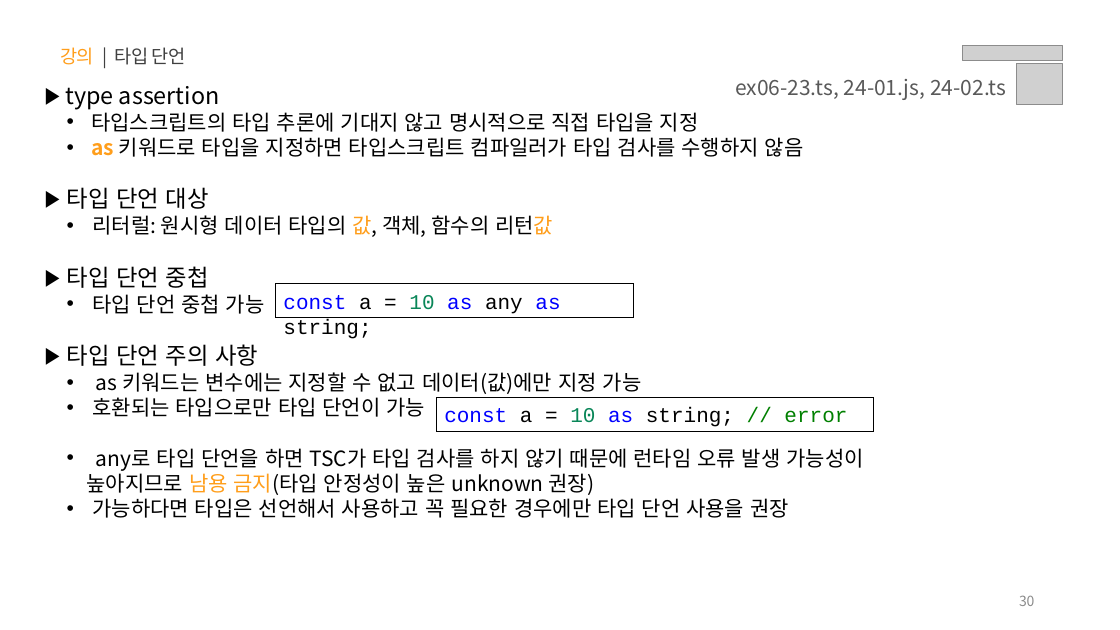
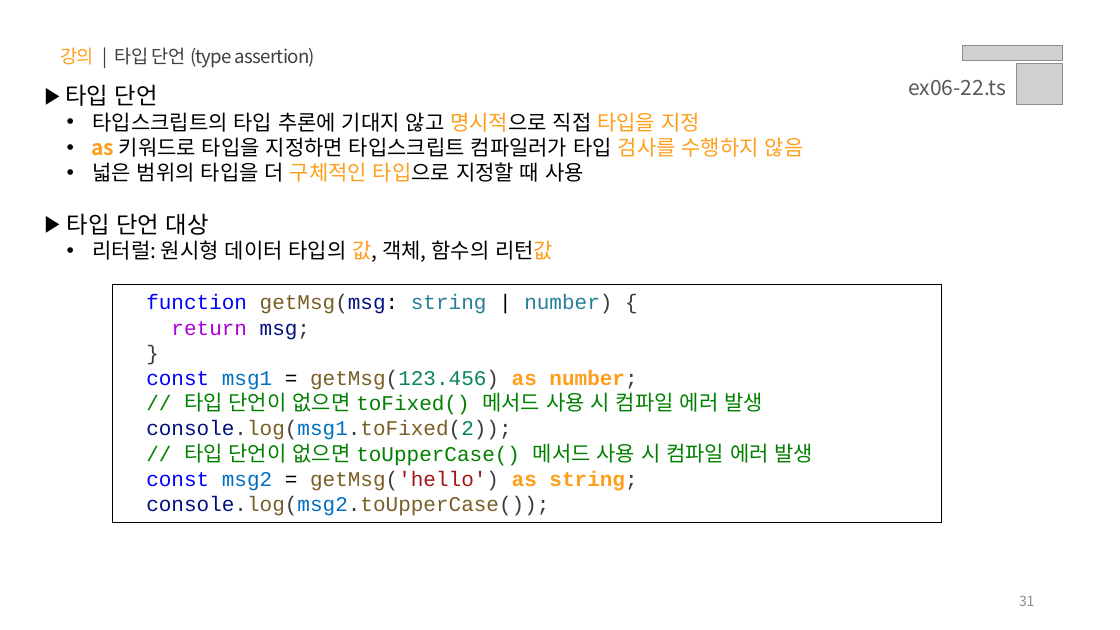
Before and after one commit to yebin-jeong/learn-js, a slide deck: slide 31 of PPT/06.자바스크립트 - 타입스크립트.pptx (slide 30 before the commit). Drawn at 1120x630 pixels with LibreOffice and Linux fonts; fonts in the diff are those of the drawing; grey boxes stand for pictures. Boxes give left, top, right and bottom in pixels: in the first picture for what was removed or moved away, otherwise in the second. Text is boxed around its words. In the diff, an @@ line names an element or a change of style, - is before the commit and + after.

```diff
--- a/PPT/06.자바스크립트 - 타입스크립트.pptx
+++ b/PPT/06.자바스크립트 - 타입스크립트.pptx
@@ text at bbox=[60, 47, 315, 68]: text changed @@
-강의 | 타입 단언
+강의 | 타입 단언 (type assertion)
@@ text at bbox=[65, 84, 158, 106]: text changed @@
-▶ type assertion
+▶ 타입 단언
@@ text at bbox=[908, 80, 1006, 95]: text changed @@
-ex06-23.ts, 24-01.js, 24-02.ts
+ex06-22.ts
@@ text at bbox=[91, 112, 804, 157]: text colour #000000 to #FF9E1B in "명시적으로 타입을 지정", "검사를 수행하지 않음" @@
@@ text at bbox=[92, 162, 584, 182]: paragraph added @@
+  • 넓은 범위의 타입을 더 구체적인 타입으로 지정할 때 사용
@@ text at bbox=[67, 266, 863, 518]: paragraphs removed @@
-▶ 타입 단언 중첩
-  • 타입 단언 중첩 가능
-▶ 타입 단언 주의 사항
-  • as 키워드는 변수에는 지정할 수 없고 데이터(값)에만 지정 가능
-  • 호환되는 타입으로만 타입 단언이 가능
-  • any로 타입 단언을 하면 TSC가 타입 검사를 하지 않기 때문에 런타임 오류 발생 가능성이 높아지므로 남용 금지(타입 안정성이 높은 unknown 권장)
-  • 가능하다면 타입은 선언해서 사용하고 꼭 필요한 경우에만 타입 단언 사용을 권장
@@ rectangle added at bbox=[113, 285, 941, 523], outline #000000 0.75 pt, 18 pt, text #008000 @@
+function getMsg(msg: string | number) {
+return msg;
+}
+const msg1 = getMsg(123.456) as number;
+// 타입 단언이 없으면 toFixed() 메서드 사용 시 컴파일 에러 발생
+console.log(msg1.toFixed(2));
+// 타입 단언이 없으면 toUpperCase() 메서드 사용 시 컴파일 에러 발생
+const msg2 = getMsg('hello') as string;
+console.log(msg2.toUpperCase());
@@ rectangle removed at bbox=[276, 284, 634, 318] @@
-const a = 10 as any as string;
@@ rectangle removed at bbox=[436, 397, 874, 431] @@
-const a = 10 as string; // error
@@ page number at bbox=[1019, 595, 1035, 606]: text changed @@
-30
+31
```
Also in this commit, not shown: 19 other slides changed, 3 slides added, 1 slide removed.
